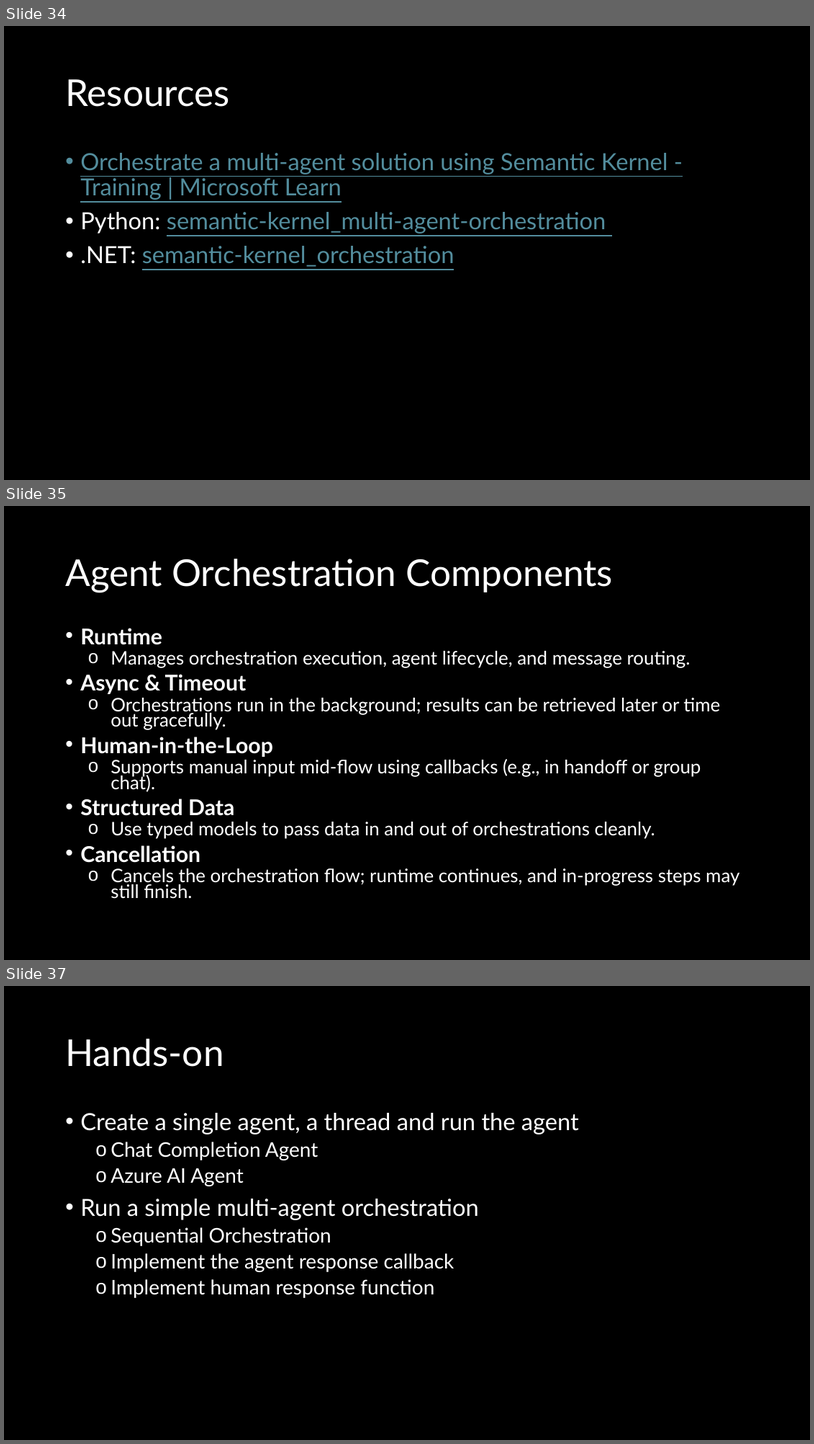
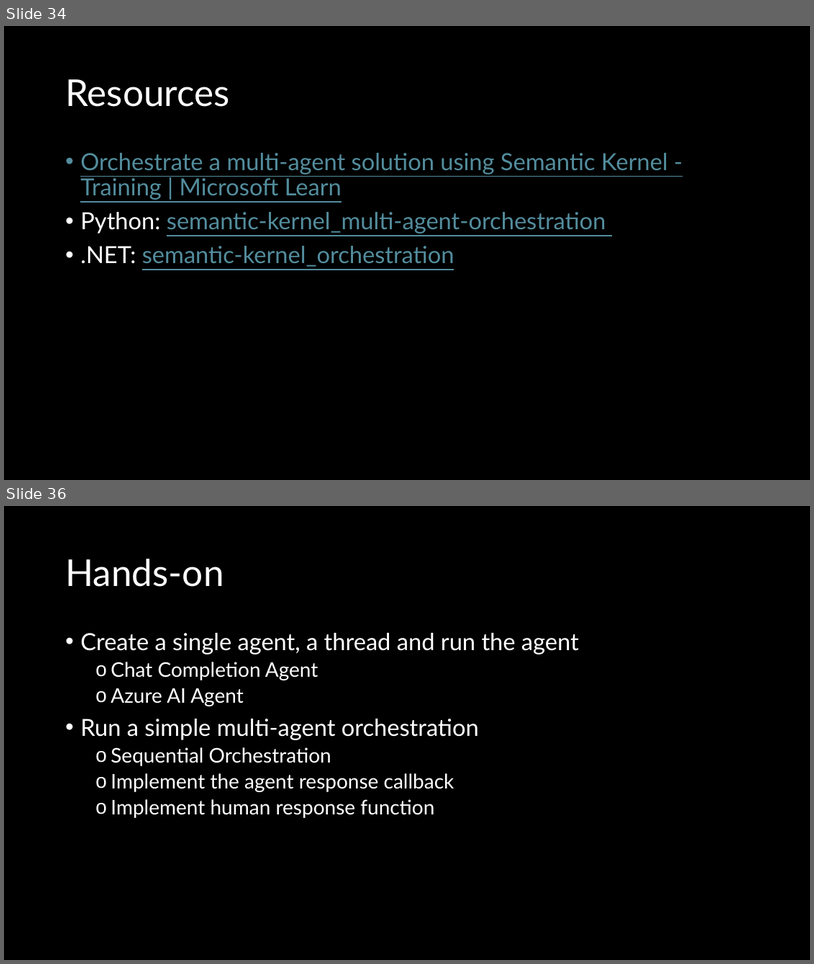
Before and after one commit to bspann/Semantic-Kernel-Workshop, a slide deck: Semantic Kernel Overview.pptx. Shown one above the other, each under a label of ours: slides 34, 35 and 37 before the commit, slides 34 and 36 after it; the slides between them are not shown. The pictures are 814x1444 and 814x964 pixels, drawn with LibreOffice and Linux fonts; fonts in the diff are those of the drawing. Boxes give left, top, right and bottom in pixels: in the first picture for what was removed or moved away, otherwise in the second. Text is boxed around its words. In the diff, an @@ line names an element or a change of style, - is before the commit and + after.

Commit message:
Removed duplicate slide

```diff
--- a/Semantic Kernel Overview.pptx
+++ b/Semantic Kernel Overview.pptx
@@ slide 35 removed at <box>4,506,810,960</box>, background #000000 @@
@@ title removed at <box>65,559,613,592</box> @@
-Agent Orchestration Components
@@ text removed at <box>80,628,740,898</box> @@
-• Runtime
-  o Manages orchestration execution, agent lifecycle, and message routing.
-• Async & Timeout
-  o Orchestrations run in the background; results can be retrieved later or time out gracefully.
-• Human-in-the-Loop
-  o Supports manual input mid-flow using callbacks (e.g., in handoff or group chat).
-• Structured Data
-  o Use typed models to pass data in and out of orchestrations cleanly.
-• Cancellation
-  o Cancels the orchestration flow; runtime continues, and in-progress steps may still finish.
@@ what was slide 37 is now slide 36 @@
```
